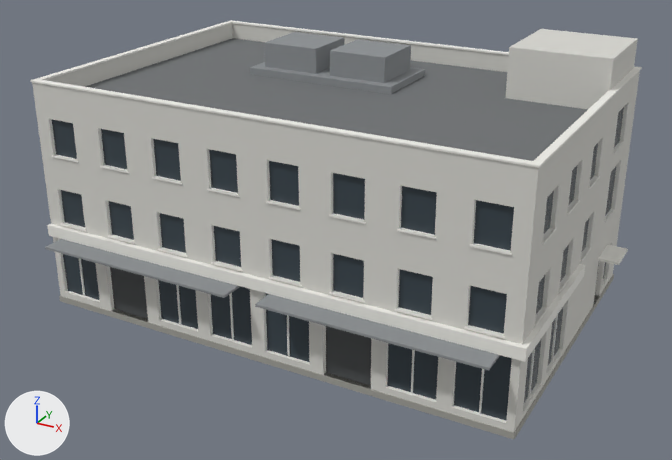
Before and after pictures for a commit that changed the Blender file art/test-street/m1-corner.blend.
Both versions are drawn from a 50 mm camera at (20.6, -38.2, 22.4) aimed at (0.5, -1.6, 4.1). Lighting does not change. The marker at lower left points along +X, +Y and +Z. The older version comes first.

Objects in the first picture: 'm1-corner'.
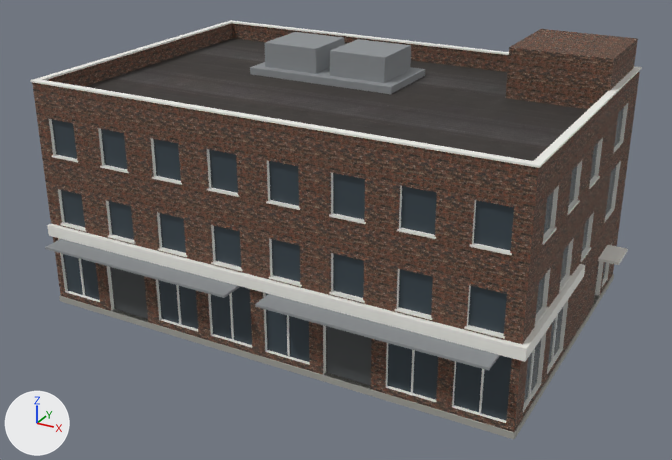
Where the change shows, as pixel boxes (x1, y1, x2, y2) in the pictures (672 x 460 px):
'm1-corner', recoloured, surface changed (grey to brown)
    both: (30, 20, 641, 435)
part 1 of me_front, recoloured (light grey to brown)
    both: (32, 23, 640, 432)
part 2 of me_front, recoloured (darker)
    both: (85, 38, 588, 161)

The edits, one by one:
Picture 'membrane-normal.jpg' (img_membrane_normal_jpg) is new.
Picture 'membrane-albedo.jpg' (img_membrane_albedo_jpg) is new.
Picture 'membrane-roughness.jpg' (img_membrane_roughness_jpg) is new.
Picture 'brick-wall-normal.jpg' (img_brick_wall_normal_jpg) is new.
Picture 'brick-wall-diffuse.jpg' (img_brick_wall_diffuse_jpg) is new.
Material 'membrane-membrane' (mat_membrane_membrane) is new.
Uses the picture img_membrane_albedo_jpg.
Uses the picture img_membrane_normal_jpg.
Uses the picture img_membrane_roughness_jpg.
Material 'wall-brick' (mat_wall_brick) is new.
Uses the picture img_brick_wall_diffuse_jpg.
Uses the picture img_brick_wall_normal_jpg.
me_front has 4080 vertices, 1340 faces and spans x -12.1..13.0, y -9.3..8.3, z 0.0..12.9.
me_front is used by ob_m1_corner; location (0.0, 0.0, 0.0).
me_front part 1: all 600 faces that had it switch from mat_wall (light grey #d9d8d2) to mat_wall_brick.
me_front part 2: all 6 faces that had it switch from mat_membrane (grey #6f7274) to mat_membrane_membrane.
me_front part 3: texture (UV) coordinates changed.
